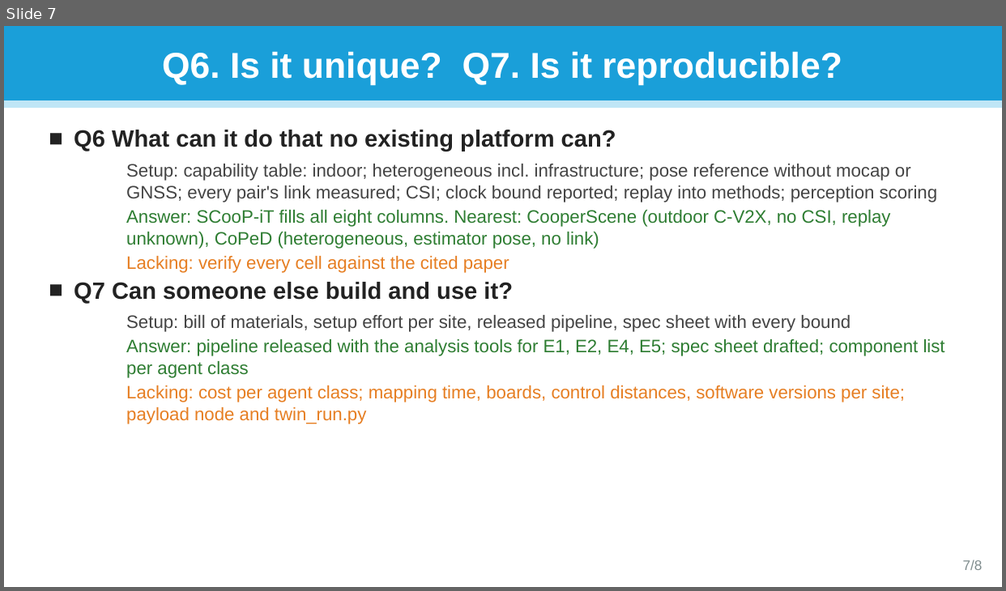
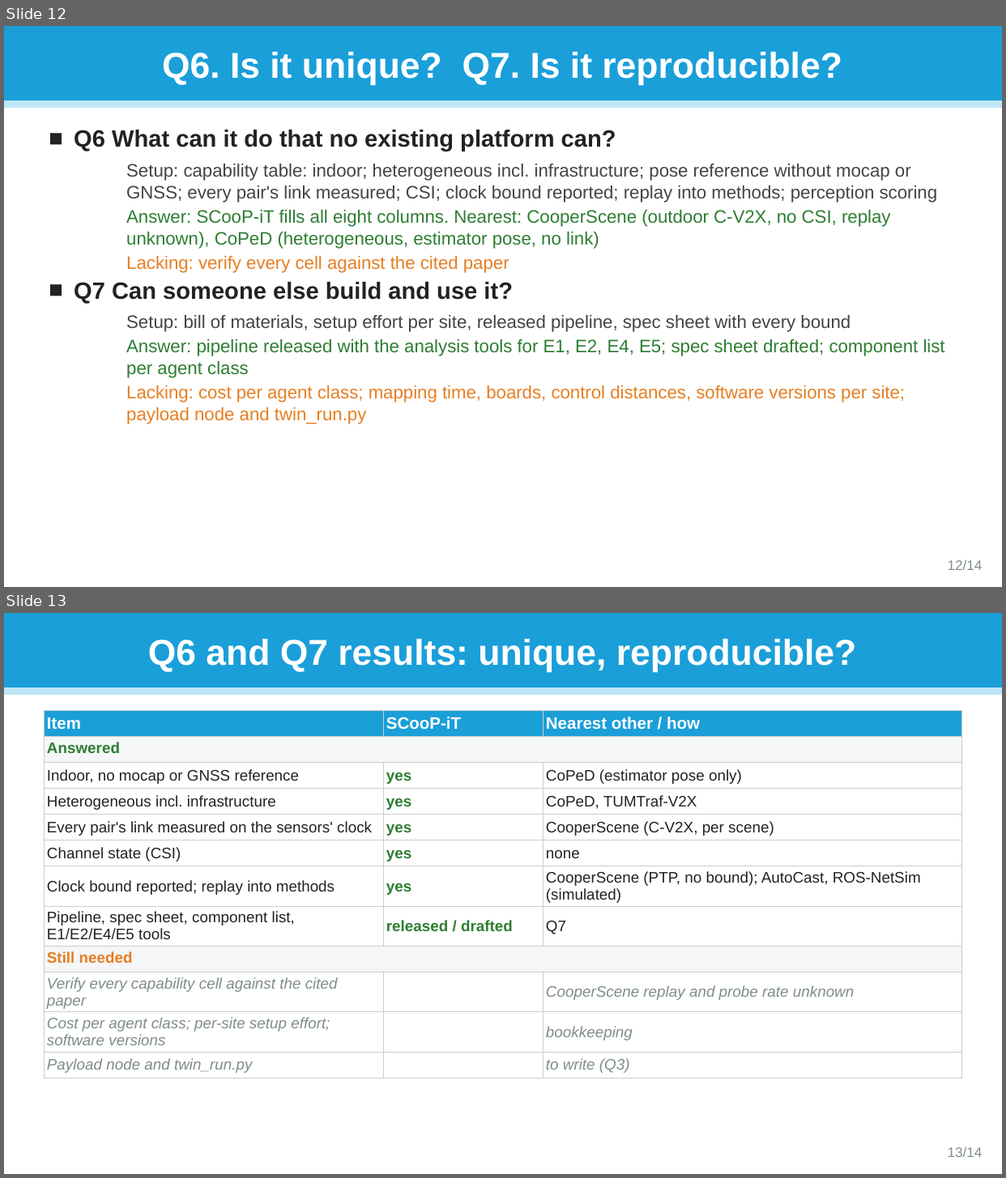
Before and after one commit to jorichee14/Others, a slide deck: scoop_testbed_paper/SCooP-iT_testbed_questions.pptx. Shown one above the other, each under a label of ours: slide 7 before the commit, slides 12 and 13 after it. The pictures are 1006x591 and 1006x1178 pixels, drawn with LibreOffice and Linux fonts; fonts in the diff are those of the drawing. Boxes give left, top, right and bottom in pixels: in the first picture for what was removed or moved away, otherwise in the second. Text is boxed around its words. In the diff, an @@ line names an element or a change of style, - is before the commit and + after.

```diff
--- a/scoop_testbed_paper/SCooP-iT_testbed_questions.pptx
+++ b/scoop_testbed_paper/SCooP-iT_testbed_questions.pptx
@@ slide 13 added at [4, 613, 1002, 1174], background #FFFFFF @@
@@ rectangle added at [4, 613, 1002, 688], fill #1A9FD9, outline #1A9FD9 1 pt @@
@@ text added at [148, 638, 857, 672], 26 pt, text #FFFFFF, bold @@
+Q6 and Q7 results: unique, reproducible?
@@ rectangle added at [4, 688, 1002, 694], fill #BFE6F6, outline #BFE6F6 1 pt @@
@@ table added at [44, 711, 962, 1076], 12 rows, 3 columns @@
+Item | SCooP-iT | Nearest other / how
+Answered |  | 
+Indoor, no mocap or GNSS reference | yes | CoPeD (estimator pose only)
+Heterogeneous incl. infrastructure | yes | CoPeD, TUMTraf-V2X
+Every pair's link measured on the sensors' clock | yes | CooperScene (C-V2X, per scene)
+Channel state (CSI) | yes | none
+Clock bound reported; replay into methods | yes | CooperScene (PTP, no bound); AutoCast, ROS-NetSim (simulated)
+Pipeline, spec sheet, component list, E1/E2/E4/E5 tools | released / drafted | Q7
+Still needed |  | 
+Verify every capability cell against the cited paper |  | CooperScene replay and probe rate unknown
+Cost per agent class; per-site setup effort; software versions |  | bookkeeping
+Payload node and twin_run.py |  | to write (Q3)
@@ text added at [948, 1147, 982, 1157], 10 pt, text #7F8C8D @@
+13/14
@@ what was slide 7 is now slide 12 @@
@@ slide 12 changed as well @@
@@ text at [948, 560, 982, 570]: text changed @@
-7/8
+12/14
```
Also in this commit, not shown: 7 other slides changed, 5 other slides added, 1 other file.
